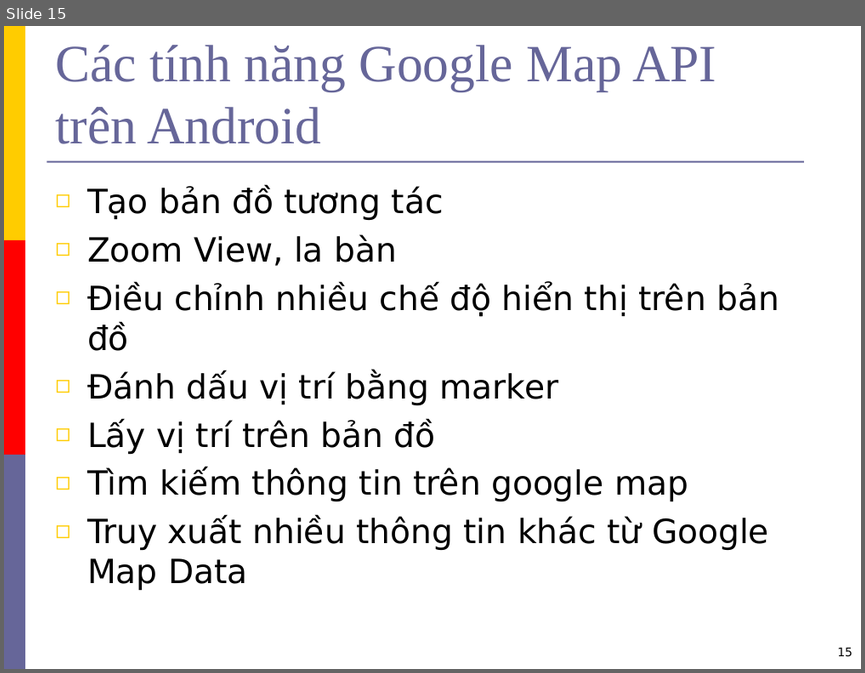
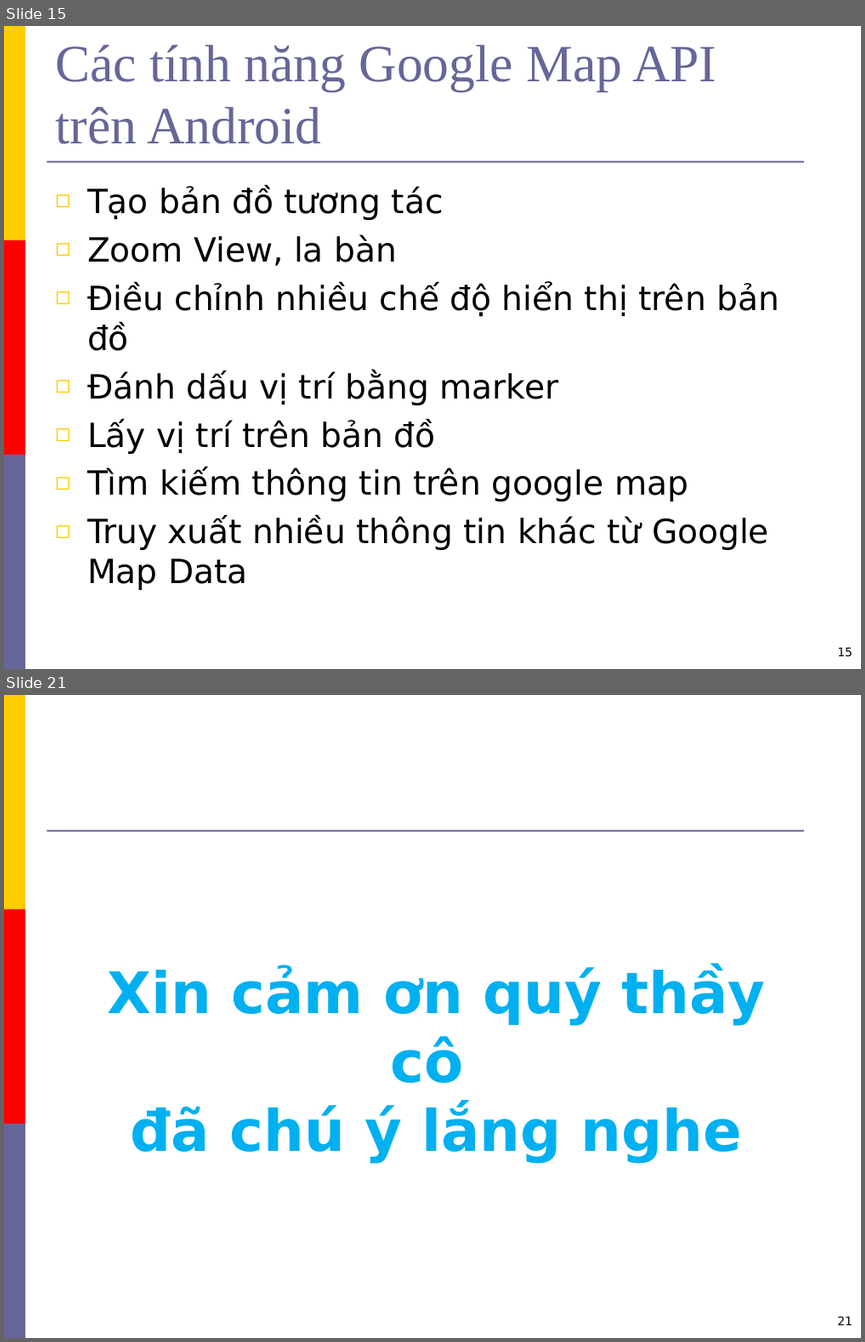
Before and after one commit to hungdien/google-map-api-and-map-on-android, a slide deck: Reports/Presentation.ppt. Shown one above the other, each under a label of ours: slide 15 before the commit, slides 15 and 21 after it; the slides between them are not shown. The pictures are 865x673 and 865x1342 pixels, drawn with LibreOffice and Linux fonts; fonts in the diff are those of the drawing; background and template pictures are left out. Boxes give left, top, right and bottom in pixels: in the first picture for what was removed or moved away, otherwise in the second. Text is boxed around its words. In the diff, an @@ line names an element or a change of style, - is before the commit and + after.

```diff
--- a/Reports/Presentation.ppt
+++ b/Reports/Presentation.ppt
@@ slide 21 added at <box>4,695,861,1338</box>, background #FFFFFF; not listed: 4 template elements that a slide beside it also shows @@
@@ text added at <box>108,966,765,1163</box>, 48 pt, text #00B0F0, bold @@
+Xin cảm ơn quý thầy cô
+đã chú ý lắng nghe
@@ page number added at <box>837,1315,852,1325</box>, 10 pt, text #000000 @@
+21
```
Also in this commit, not shown: 3 slides changed, 8 other slides added, 4 slides removed.
